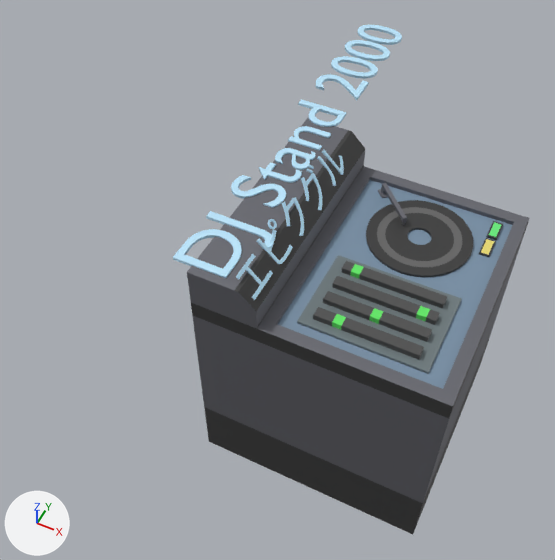
A saved change to the Blender file Source/Models/Small Buildings/Small Buildings.blend.
Before and after are seen from a 50 mm camera at (0.643, -1.43, 2.574) aimed at (-0.121, 0.098, 0.663). Lighting does not change. The marker at lower left points along +X, +Y and +Z. Text is drawn in Blender's own font.
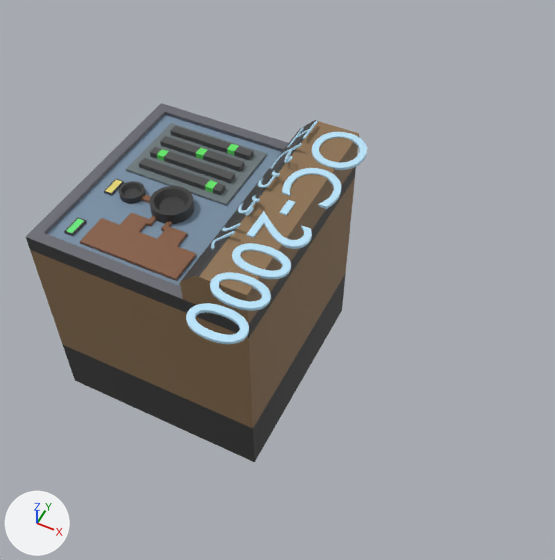
Diff of the bpy script that builds the scene:
```diff
--- a/Source/Models/Small Buildings/Small Buildings.blend.py
+++ b/Source/Models/Small Buildings/Small Buildings.blend.py
@@ mat_stand_base_001 @@
+mat_stand_base_001 = principled_material('Stand Base.001')
+mat_stand_base_001.base_color = (0.274, 0.17, 0.0845)  # brown #8f7352
@@ me_cube_008 @@
 me_cube_008.from_pydata(...)  # 44 vertices, 38 faces; spans x -0.36..0.36, y -0.36..0.36, z -0.36..0.478
+# me_cube_008 part 1: 8 of the faces centred in x -0.36..0.36, y 0.0..0.36, z 0.079..0.478 switch from mat_stand_base (grey #74757c) to mat_stand_base_001 (brown #8f7352)
+# me_cube_008 part 2: 3 of the faces centred in x -0.261..0.099, y -0.36, z 0.079..0.422 switch from mat_stand_base (grey #74757c) to mat_stand_base_001 (brown #8f7352)
 me_cube_008.materials.append(mat_stand_base_dark)
@@ txt_text_007 @@
+txt_text_007 = bpy.data.curves.new('Text.007', 'FONT')
+txt_text_007.body = 'エピクグル'
+txt_text_007.materials.append(mat_letters)  # blue #bde8ff
+txt_text_007.extrude = 0.02
@@ txt_text_006 @@
+txt_text_006 = bpy.data.curves.new('Text.006', 'FONT')
+txt_text_006.body = 'OC-2000'
+txt_text_006.materials.append(mat_letters)  # blue #bde8ff
+txt_text_006.extrude = 0.02
@@ ob_dj_stand @@
 ob_dj_stand = bpy.data.objects.new('DJ Stand', me_cube_008)
-ob_dj_stand.location = (0.211, 0.0, 0.659)
+ob_dj_stand.location = (-0.336, 0.0, 0.659)
+ob_dj_stand.rotation_euler = (0.0, 0.0, 3.142)  # degrees (0, 0, 180)
@@ ob_cylinder_005 @@
-ob_cylinder_005 = bpy.data.objects.new('Cylinder.005', me_cylinder_012)
@@ ob_cube_004 @@
-ob_cube_004 = bpy.data.objects.new('Cube.004', me_cube_010)
@@ ob_cube_006 @@
 ob_cube_006.matrix_parent_inverse = Matrix(((1.0, 0.0, 0.0, -0.211), (0.0, 1.0, 0.0, 0.0), (0.0, 0.0, 1.0, -0.659), (0.0, 0.0, 0.0, 1.0)))
-ob_cube_006.location = (0.498, 0.183, 0.993)
+ob_cube_006.location = (0.479, 0.0471, 0.993)
 ob_cube_006.scale = (0.019, 0.019, 0.019)
@@ ob_cube_007 @@
 ob_cube_007.matrix_parent_inverse = Matrix(((1.0, 0.0, 0.0, -0.211), (0.0, 1.0, 0.0, 0.0), (0.0, 0.0, 1.0, -0.659), (0.0, 0.0, 0.0, 1.0)))
-ob_cube_007.location = (0.498, 0.259, 0.994)
+ob_cube_007.location = (0.479, 0.242, 0.994)
 ob_cube_007.scale = (0.019, 0.019, 0.019)
@@ ob_text_004 @@
-ob_text_004 = bpy.data.objects.new('Text.004', txt_text_004)
@@ ob_text_005 @@
-ob_text_005 = bpy.data.objects.new('Text.005', txt_text_005)
@@ ob_text_007 @@
+ob_text_007 = bpy.data.objects.new('Text.007', txt_text_007)
+ob_text_007.parent = ob_dj_stand
+ob_text_007.location = (0.0369, -0.35, 1.1)
+ob_text_007.rotation_euler = (0.778, 0.0, 1.571)  # degrees (45, 0, 90)
+ob_text_007.scale = (0.121, 0.121, 0.121)
@@ ob_text_006 @@
+ob_text_006 = bpy.data.objects.new('Text.006', txt_text_006)
+ob_text_006.parent = ob_dj_stand
+ob_text_006.location = (-0.0497, -0.352, 1.137)
+ob_text_006.rotation_euler = (0.0, 0.0, 1.571)  # degrees (0, 0, 90)
+ob_text_006.scale = (0.228, 0.228, 0.228)
@@ ob_cylinder_007 @@
+ob_cylinder_007 = bpy.data.objects.new('Cylinder.007', me_cylinder_015)  # 128 vertices, 98 faces; spans x -1.0..1.0, y -1.0..1.0, z -1.0..1.0; in mat_record_001 (black #383838)
+ob_cylinder_007.parent = ob_dj_stand
+ob_cylinder_007.location = (0.406, 0.063, 0.987)
+ob_cylinder_007.scale = (0.0388, 0.0388, 0.0388)
@@ ob_cylinder_006 @@
+ob_cylinder_006 = bpy.data.objects.new('Cylinder.006', me_cylinder_014)  # 128 vertices, 98 faces; spans x -1.0..1.0, y -1.0..1.0, z -1.0..1.0; in mat_record (black #383838)
+ob_cylinder_006.parent = ob_dj_stand
+ob_cylinder_006.location = (0.265, 0.063, 0.977)
+ob_cylinder_006.scale = (0.064, 0.064, 0.064)
@@ ob_cube_009 @@
+ob_cube_009 = bpy.data.objects.new('Cube.009', me_cube_018)  # 64 vertices, 62 faces; spans x -1.0..4.97, y -3.81..1.0, z -1.0..1.0; in mat_base_dark (brown #865c42)
+ob_cube_009.parent = ob_dj_stand
+ob_cube_009.location = (0.158, 0.249, 0.962)
+ob_cube_009.scale = (0.0535, 0.0535, 0.0535)
```

Pixel boxes (x1, y1, x2, y2) of what changed, in the pictures (555 x 560 px):
'DJ Stand', recoloured, moved, turned (grey to brown): before (187, 118, 530, 534); after (26, 103, 359, 462)
'Cube.005', moved, turned: before (297, 255, 462, 374); after (126, 123, 267, 206)
'Text.004', deleted (blue): before (173, 25, 402, 278)
'Cylinder.005', deleted: before (366, 200, 473, 277)
'Text.006', added (blue): after (186, 132, 367, 344)
'Cube.009', added (brown): after (80, 194, 196, 281)
'Text.005', deleted (blue): before (236, 150, 344, 300)
'Cylinder.006', added: after (150, 186, 194, 224)
'Text.007', added (blue): after (211, 121, 317, 249)
'Cylinder.007', added: after (119, 181, 146, 204)
'Cube.007', moved, turned: before (487, 221, 503, 240); after (64, 217, 86, 236)
'Cube.006', moved, turned: before (479, 238, 496, 258); after (104, 179, 124, 196)
'Cube.004', deleted: before (378, 183, 407, 225)
part 1 of me_cube_008, recoloured (grey to brown): before (187, 118, 525, 499); after (30, 121, 359, 428)
part 2 of me_cube_008, recoloured: before (187, 272, 449, 503)
